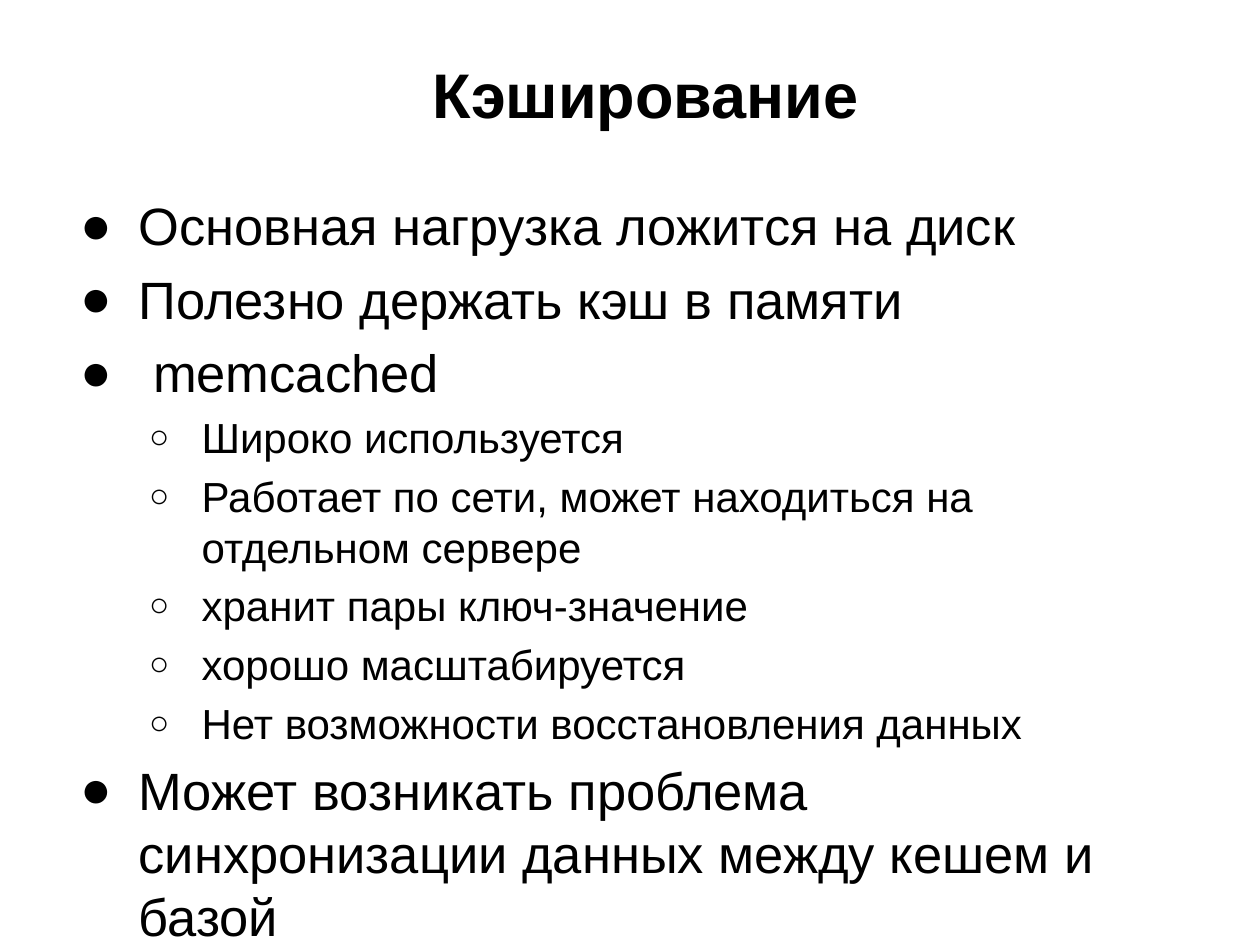
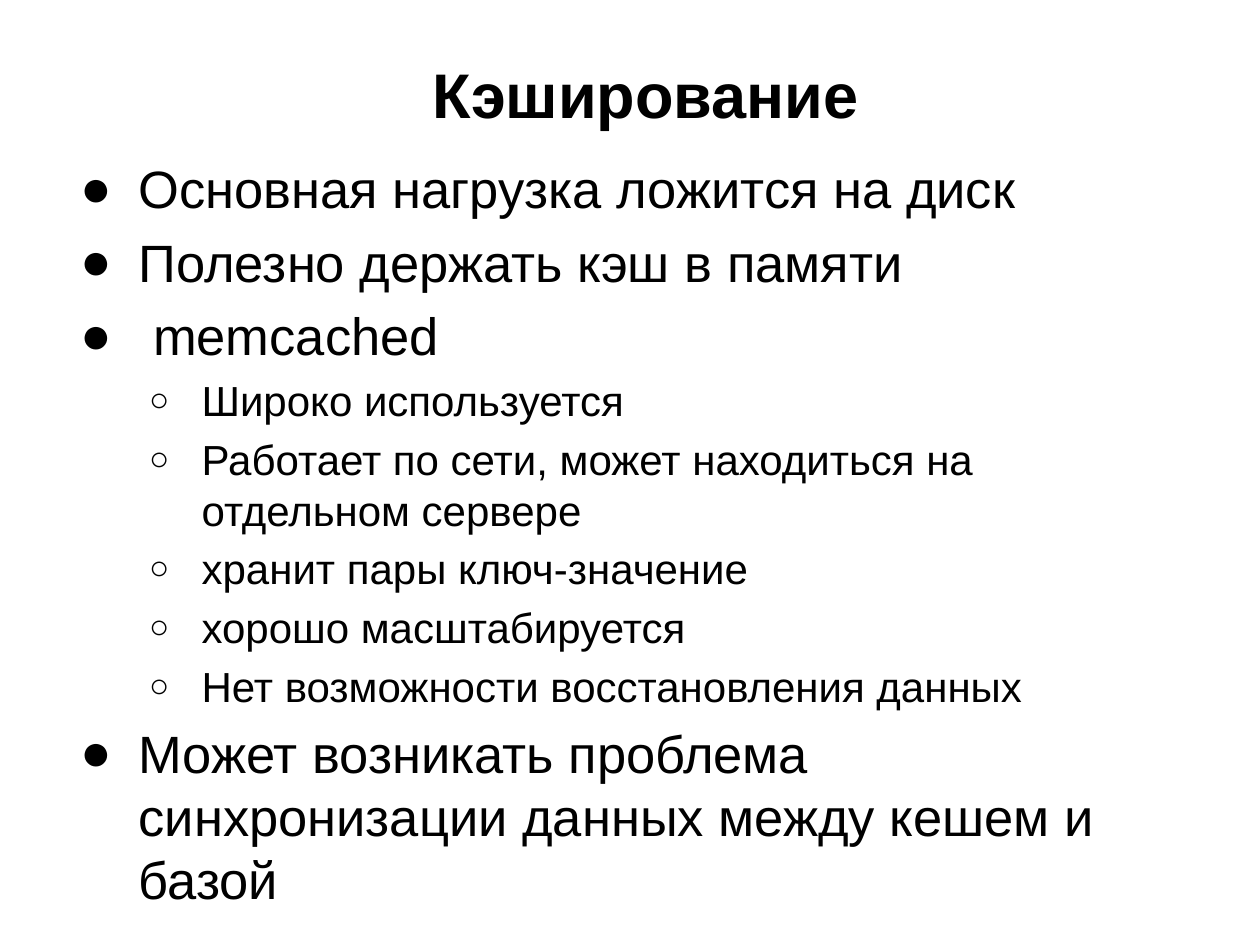
Before and after one commit to schadov/241m-lectures, a slide deck: slide 15 of Lecture_DB.pptx (slide 12 before the commit). Drawn at 1260x945 pixels with LibreOffice and Linux fonts; fonts in the diff are those of the drawing. Boxes give left, top, right and bottom in pixels: in the first picture for what was removed or moved away, otherwise in the second. Text is boxed around its words. In the diff, an @@ line names an element or a change of style, - is before the commit and + after.

```diff
--- a/Lecture_DB.pptx
+++ b/Lecture_DB.pptx
@@ text "Основная нагрузка ложится на диск" rewrapped from (x1=139, y1=208, x2=1093, y2=884) to (x1=139, y1=171, x2=1093, y2=900) @@
```
Also in this commit, not shown: 8 other slides changed, 3 slides added.
